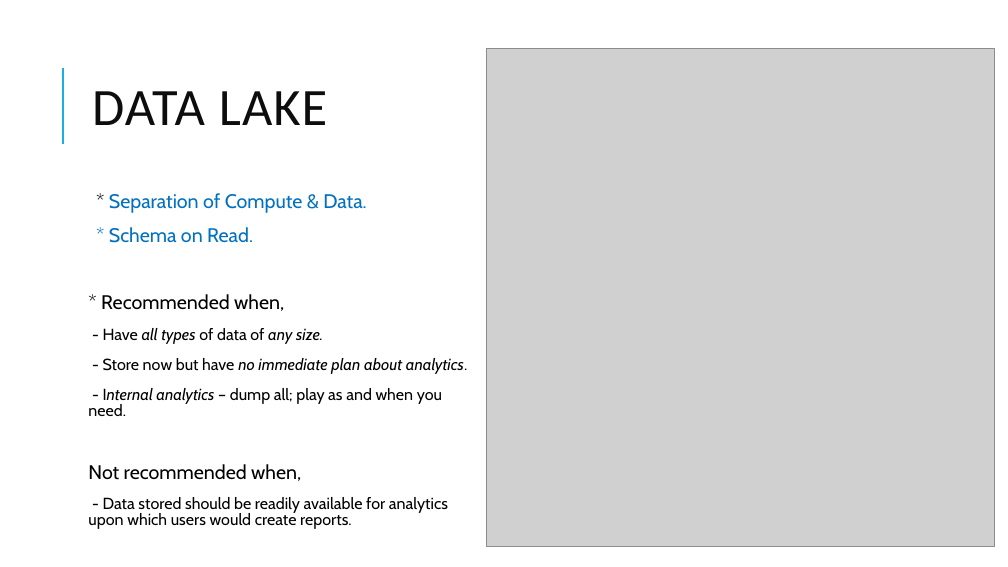
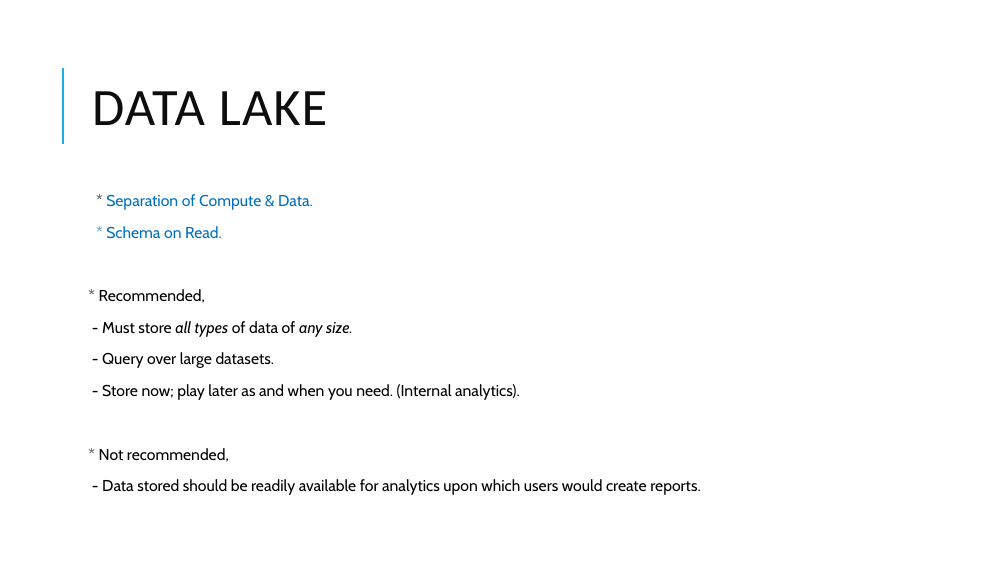
Before and after one commit to dinesarun/common, a slide deck: slide 8 of sessions/ChennaiAzureUserGroup/Snowflake_DW/Snowflake data warehouse.pptx. Drawn at 1008x567 pixels with LibreOffice and Linux fonts; fonts in the diff are those of the drawing; grey boxes stand for pictures. Boxes give left, top, right and bottom in pixels: in the first picture for what was removed or moved away, otherwise in the second. Text is boxed around its words. In the diff, an @@ line names an element or a change of style, - is before the commit and + after.

```diff
--- a/sessions/ChennaiAzureUserGroup/Snowflake_DW/Snowflake data warehouse.pptx
+++ b/sessions/ChennaiAzureUserGroup/Snowflake_DW/Snowflake data warehouse.pptx
@@ picture removed at (486,48,994,547) @@
@@ text at (102,194,700,495): size 18.7 to 15 pt in "* Separation of Compute & Data.", "* Schema on Read."; size 15.3 to 15 pt in "- Data stored should be readily available ..."; line spacing 0.8 to 0.9 @@
@@ text at (99,289,520,462): text changed; size 15.3 to 15 pt @@
-* Recommended when,
-- Have all types of data of any size.
-- Store now but have no immediate plan about analytics.
-- Internal analytics – dump all; play as and when you need.
-Not recommended when,
+* Recommended,
+- Must store all types of data of any size.
+- Query over large datasets.
+- Store now; play later as and when you need. (Internal analytics).
+* Not recommended,
```
Also in this commit, not shown: 8 other slides changed, 10 slides added, 2 slides removed.
